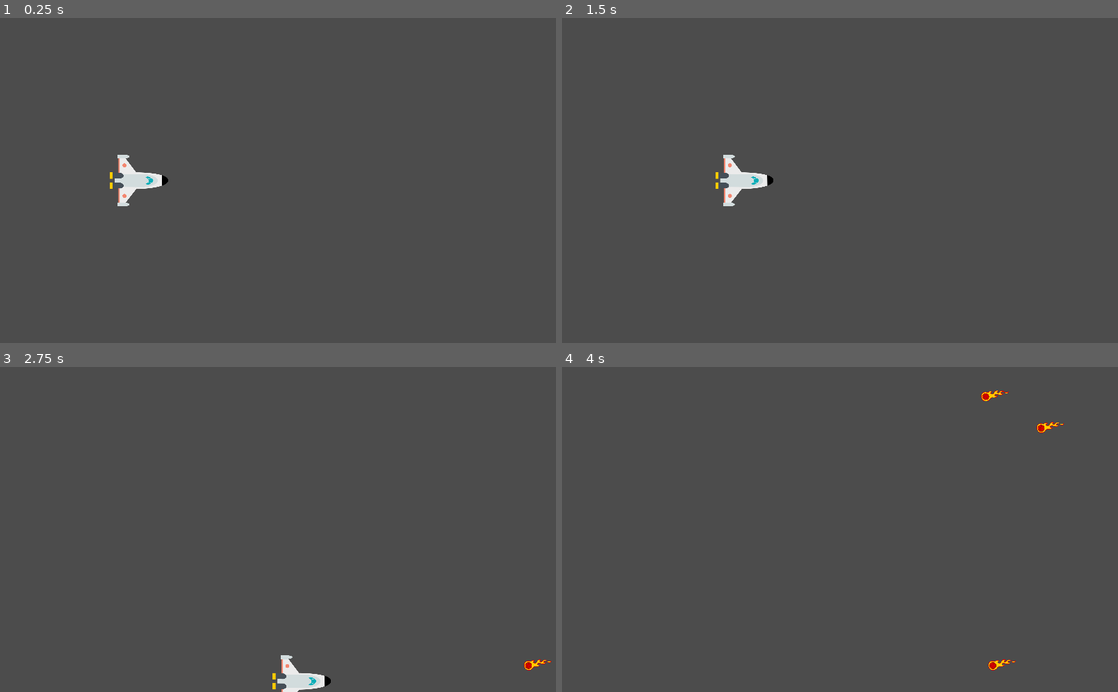
Above: before the commit, frames 1-4 (two rows, left to right).
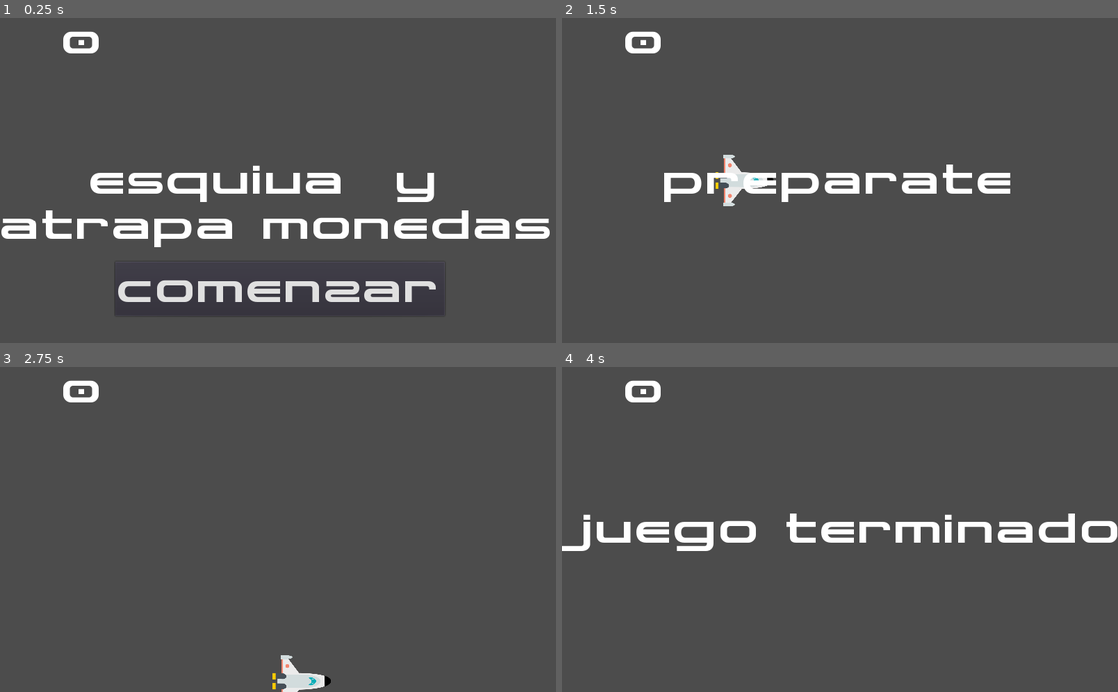
Above: after the commit, the same moments.

Repository: ant003/Space-Learning
Game: Godot game, scene res://scenes/Main.tscn
Two runs of this game, one before a commit and one after it. Both use one fixed random seed, a clock stepped at 60 frames per second and the inputs below.
Inputs (mouse positions are in pixels of both pictures, inside the frame that each line leads up to):
- Up to frame 1 (0.25 s): no input
- Up to frame 2 (1.5 s): click (840, 287) at 0.5 s, where only the run after the commit has a clickable "Comenzar"; tap Enter at 1.25 s; hold Right (ui_right) from 1.28 s (still down)
- Up to frame 3 (2.75 s): release Right (ui_right) at 2.03 s; hold Down (ui_down) from 2.03 s (still down)
- Up to frame 4 (4 s): release Down (ui_down) at 2.78 s; hold Right (ui_right) 2.78-3.53 s; hold Up (ui_up) from 3.53 s (still down)

The runs differ from the first frame. In frame 1, 8.6% of the frame differs, in the area x 0-99%, y 4-92%; in frame 2, 2.7%; in frame 3, 0.4%; in frame 4, 4.2%.

Commit message:
HUD added to main scene, so now game starts with the start button and resets itself after the game over

Diff:
--- a/scenes/Main.tscn
+++ b/scenes/Main.tscn
@@ -1,8 +1,9 @@
-[gd_scene load_steps=5 format=2]
+[gd_scene load_steps=6 format=2]
 
 [ext_resource path="res://scenes/Player.tscn" type="PackedScene" id=1]
 [ext_resource path="res://scripts/Main.gd" type="Script" id=2]
 [ext_resource path="res://scenes/Mob.tscn" type="PackedScene" id=3]
+[ext_resource path="res://scenes/HUD.tscn" type="PackedScene" id=4]
 
 [sub_resource type="Curve2D" id=1]
 _data = {
@@ -31,6 +32,9 @@
 [node name="MobSpawnLocation" type="PathFollow2D" parent="MobPath"]
 position = Vector2( 768, 0 )
 
+[node name="HUD" parent="." instance=ExtResource( 4 )]
+
 [connection signal="hit" from="Player" to="." method="gamer_over"]
 [connection signal="timeout" from="MobTimer" to="." method="_on_MobTimer_timeout"]
 [connection signal="timeout" from="StartTimer" to="." method="_on_StartTimer_timeout"]
+[connection signal="start_game" from="HUD" to="." method="new_game"]
--- a/scenes/Mob.tscn
+++ b/scenes/Mob.tscn
@@ -17,7 +17,7 @@
 [sub_resource type="CapsuleShape2D" id=2]
 height = 32.0
 
-[node name="RigidBody2D" type="RigidBody2D"]
+[node name="RigidBody2D" type="RigidBody2D" groups=["mobs"]]
 collision_mask = 0
 physics_material_override = SubResource( 3 )
 gravity_scale = 0.0
--- a/scripts/Main.gd
+++ b/scripts/Main.gd
@@ -11,7 +11,7 @@
 # Called when the node enters the scene tree for the first time.
 func _ready():
 	randomize()
-	new_game()
+	#new_game()
 
 
 # Called every frame. 'delta' is the elapsed time since the previous frame.
@@ -21,11 +21,15 @@
 
 func gamer_over():
 	 $MobTimer.stop()
+	 $HUD.show_game_over()
+	 get_tree().call_group("mobs", "queue_free")
 
 func new_game():
 	score = 0
 	$Player.start($StartPosition.position)
 	$StartTimer.start()
+	$HUD.update_score(score)
+	$HUD.show_message("Preparate")
 
 
 func _on_MobTimer_timeout():
--- a/scripts/Player.gd
+++ b/scripts/Player.gd
@@ -6,7 +6,7 @@
 
 func _ready():
 	screen_size = get_viewport_rect().size
-#	hide()
+	hide()
 
 func _process(delta):
 	try_to_move(delta)
